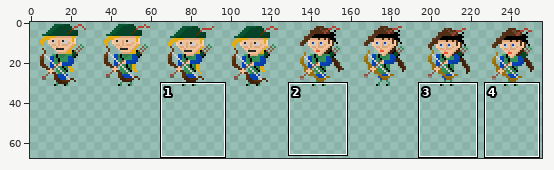
A sprite sheet gets an edit: res/sniper.png. The picture above shows the old version from afar; the outline marks the close-up.
Close-up. Earlier state:
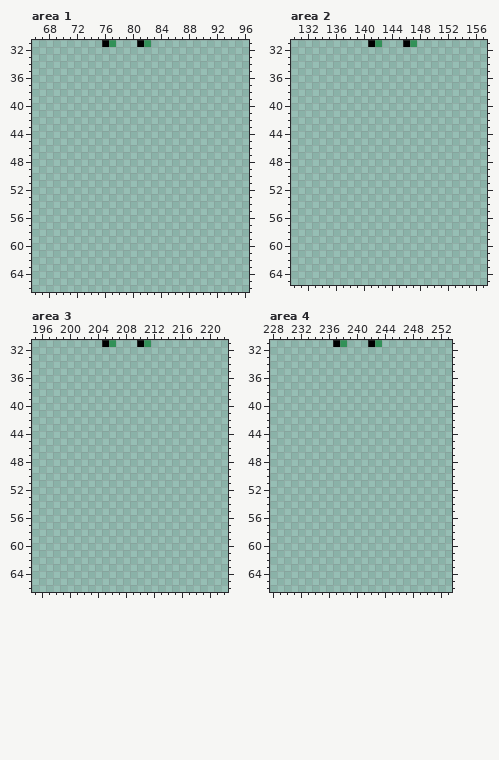
The file is 256x128 pixels. Pixels under 10% opacity are left out. Colours within 5 levels of each other are drawn and written as one. Shown: area 1: x 66..96, y 31..66; area 2: x 130..157, y 31..65; area 3: x 195..222, y 31..66; area 4: x 228..253, y 31..66. The wide view leaves out empty margins. The commit also changed other parts of the picture, which this record leaves out.
After the commit:
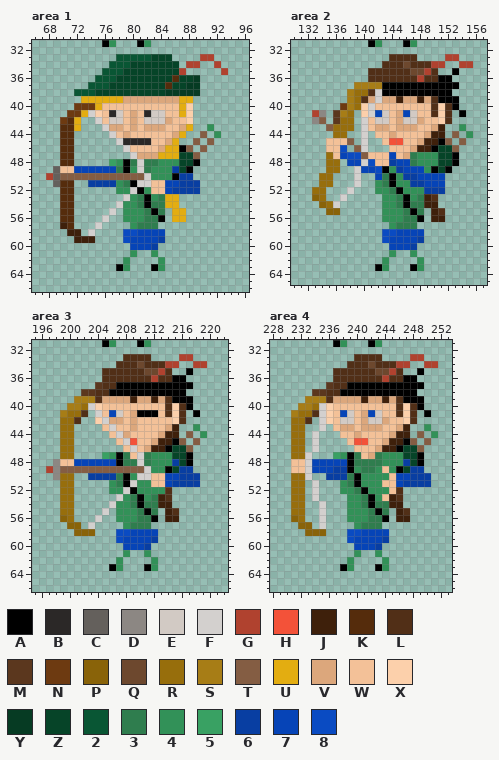
Palette (. is transparent): A #000000  B #2b2827  C #64605c  D #8c8783  E #d2cac4  F #d3d0ce  G #b0422f  H #f35239  J #3e200b  K #552c0c  L #512f17  M #5b371e  N #6d3a11  P #896309  Q #6d482e  R #976e0c  S #a77d16  T #845d43  U #e3ad11  V #dca77c  W #f3c198  X #fcd0ab  Y #063b23  Z #064428  2 #095634  3 #2f7d4e  4 #329158  5 #39a163  6 #083ea2  7 #0644b7  8 #0a4bc2
Difference:
Changed rows in their new state; - is an unchanged pixel.
Area 1:
first column x 68:
33 ----------22222ZZZ----GG--
34 ---------222ZZZZZZZ-GG--G-
35 --------222ZZZZZZZZG-----G
36 -------222ZZZZZZZZKZZY----
37 ------222ZZZZZZZZKZZYY----
38 ----222ZZZZZZZZZZYYYYY----
39 -----UUUUUUVVVVVVVVUU-----
40 ----NNNUWWWWWWWWWWWUX-----
41 ---NNUFXWBEWVWBEEWWUX-----
42 --NKU--FWEEWVWEEEVWWX-----
43 --KKU---FVVWVWVVVWWVU--4--
44 --KK-----FWVWWWWWWVU--T-4-
45 --KK------FBBBBWWVU--T-T--
46 --KK-------FWWWWVUUAT-T---
47 --KK--------FVVVUUUZZT----
48 --KK-----54A3F33444ZZA----
49 -CWW7777773A4F34446ZA-----
50 GCTTTTTTTTTTTTF444A66-----
51 -CKK--666643AFFWW77666----
52 --KK------44FA4WW76666----
53 --KK-------F43A43UU-------
54 --KK------F443A33UU-------
55 --KK-----F-4443A3-UU------
56 --KK----F--44433A-UU------
57 --JK---F----4333----------
58 ---JJ-F----887777---------
59 ----JJJ----877776---------
60 ------------7776----------
61 ------------4--4----------
62 -----------4----4---------
63 ----------A4---A4---------
Area 2:
first column x 133:
33 -----------LLLL----GG--
34 ----------LLLQLLLGG--GG
35 --------LLLLLLQQGL--A--
36 --------LLLLLLLGLLAA---
37 ------SSSSAAAAAAAAAAA--
38 -----SRRLFAAAAAAAAAA---
39 -----SRLVFVVJVVJVLAAA--
40 ----NSRXFWWWWWWWWLXLA--
41 GD-MSR-XF7EWV7EWWLXL-A-
42 DT-MRR-FWEEWVEEVWWXL---
43 --TRRR-FWVVWVVVWWVJ--4-
44 ---RR--F-WWVWWWWVJJ-T-4
45 --WWWT-F--WHHWWVJJAT-T-
46 --WW8-TF---WWWVJJAZZT--
47 --RW788TWWW7WV3444ZZA--
48 --RR-77F8WW6773444ZZA--
49 --RR--F778A467774AZA---
50 -RR---F--73A4667777----
51 -RR---F--43A4466777----
52 RR---F---443A444666----
53 PR--F-----443A43JL-----
54 -PRF------443A33JJ-----
55 --PP------4443A3-JL----
56 ----------44433A-JJ----
57 -----------4333--------
58 ----------887777-------
59 ----------877776-------
60 -----------7776--------
61 -----------4--4--------
62 ----------4----4-------
63 ---------A4---A4-------
Area 3:
first column x 197:
33 -----------LLLL----GG--
34 ----------LLLQLLLGG--GG
35 --------LLLLLLQQGL--A--
36 --------LLLLLLLGLLAA---
37 -------MLLAAAAAAAAAAA--
38 -----MMLLAAAAAAAAAAA---
39 ----SSSLVVVVJVVJVLAAA--
40 ---SSRFXWWWWWWWWWLXLA--
41 --SRRL-FW7EWVAAAWLXL-A-
42 --RRL--XFVVWVWWWWWXL---
43 --RR----WFWWVWWWWVJ--4-
44 --RR-----WFVWWWWVJJ-T-4
45 --RR------WFHWWVJJAT-T-
46 --RR-------WFWVJJAZZT--
47 --RR----54A3WF3444ZZA--
48 -DWW777777A33F34446ZA--
49 GDTTTTTTTTTTTTF44AZ66--
50 -DRR--66663A4FFWW77666-
51 --RR-----43AF44WW76666-
52 --RR-----44FA4444L-----
53 --RR------F43A43JL-----
54 --RR-----F443A33JJ-----
55 --RR----F-4443A3-JL----
56 --PR---F--44433A-JJ----
57 ---PP-F----4333--------
58 ----PPP---887777-------
59 ----------877776-------
60 -----------7776--------
61 -----------4--4--------
62 ----------4----4-------
63 ---------A4---A4-------
Area 4:
first column x 231:
33 ---------LLLL----GG--
34 --------LLLQLLLGG--GG
35 ------LLLLLLQQGL--A--
36 ------LLLLLLLGLLAA---
37 -----MLLAAAAAAAAAAA--
38 ---MMLLAAAAAAAAAAA---
39 --SSSLVVVVJVVJVLAAA--
40 -SSRFXWWWWWWWWWLXLA--
41 SRRLFXW7EWV7EWWLXL-A-
42 RRL-FXWEEWVEEVWWXL---
43 RR--F-WVVWVVVWWVJ--4-
44 RR-F---WWVWWWWVJJ-T-4
45 RR-F----WHHWWVJJAT-T-
46 RR-F-----WWWVJJAZZT--
47 RRF---54A3WV3444ZZA--
48 WWF77777A33334446ZA--
49 WWF77766A4334W4AZ66--
50 RRF--6663A4444W77666-
51 RR-F---43A444WW76666-
52 RR-F---443A444WL-----
53 RR-F----443A4WJL-----
54 RR--F---443A33JJ-----
55 RR--F---4443A3-JL----
56 PR--F---44433A-JJ----
57 -PP-F----4333--------
58 --PPP---887777-------
59 --------877776-------
60 ---------7776--------
61 ---------4--4--------
62 --------4----4-------
63 -------A4---A4-------
